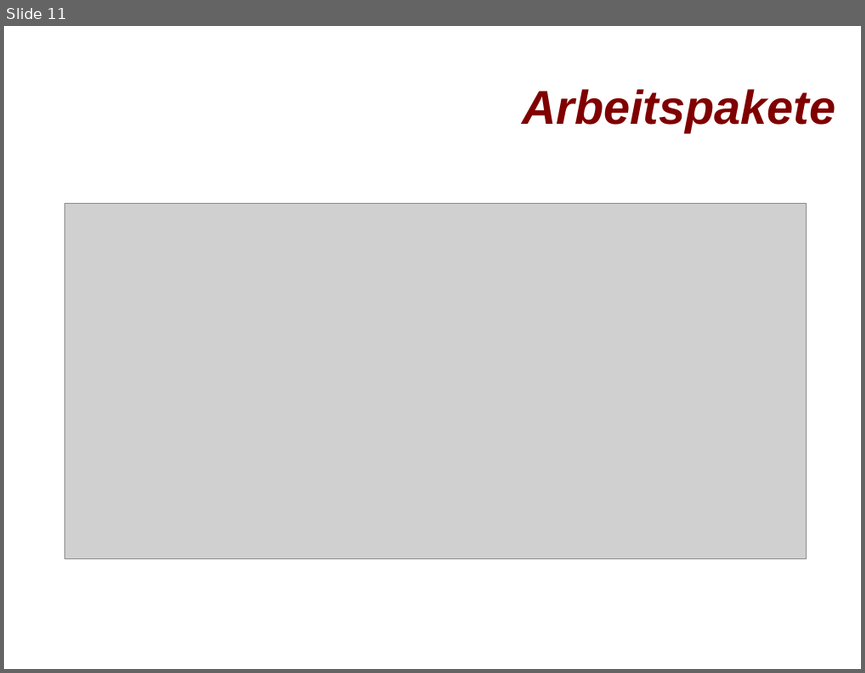
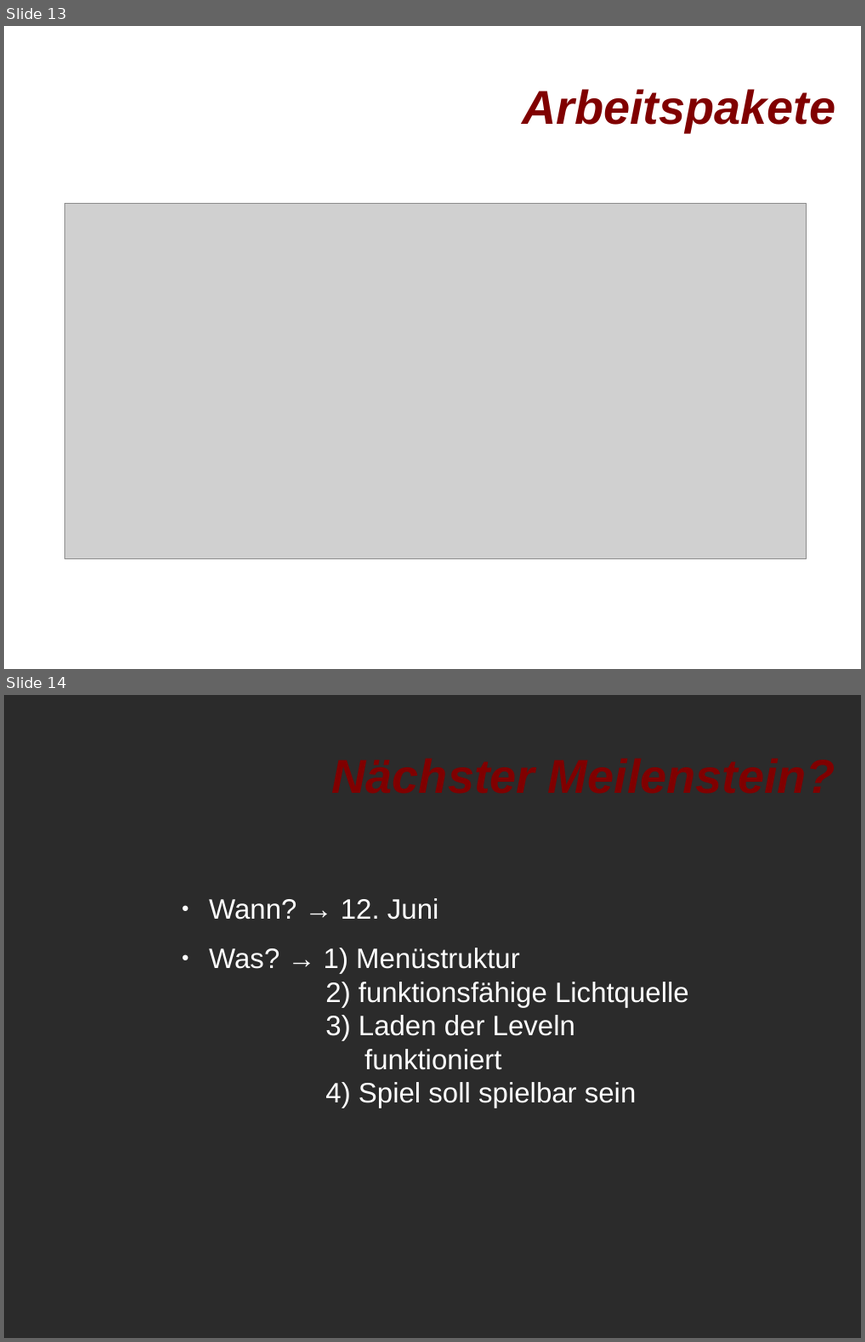
Before and after one commit to oOWenderOo/3DGameProject, a slide deck: TechnicalDesignDocument/Präsentation - TDD.odp. Shown one above the other, each under a label of ours: slide 11 before the commit, slides 13 and 14 after it. The pictures are 865x673 and 865x1342 pixels, drawn with LibreOffice and Linux fonts; fonts in the diff are those of the drawing; grey boxes stand for pictures; background and template pictures are left out; a plain dark background stands for a picture behind light text. Boxes give left, top, right and bottom in pixels: in the first picture for what was removed or moved away, otherwise in the second. Text is boxed around its words. In the diff, an @@ line names an element or a change of style, - is before the commit and + after.

Commit message:
- Annes Teil hinzugefügt - Meilenstein für den 12. Juni hinzugefügt

```diff
--- a/TechnicalDesignDocument/Präsentation - TDD.odp
+++ b/TechnicalDesignDocument/Präsentation - TDD.odp
@@ slide 14 added at (4,695,861,1338), background picture (left out) @@
@@ title added at (313,709,837,839), 44 pt, text #800000, bold, italic @@
+Nächster Meilenstein?
@@ text added at (209,898,689,1108), 26 pt, text #FFFFFF @@
+● Wann? → 12. Juni
+● Was? → 1) Menüstruktur
+  2) funktionsfähige Lichtquelle
+  3) Laden der Leveln funktioniert
+  4) Spiel soll spielbar sein
@@ what was slide 11 is now slide 13 @@
```
Also in this commit, not shown: 2 slides changed, 3 other slides added, 2 slides removed.
